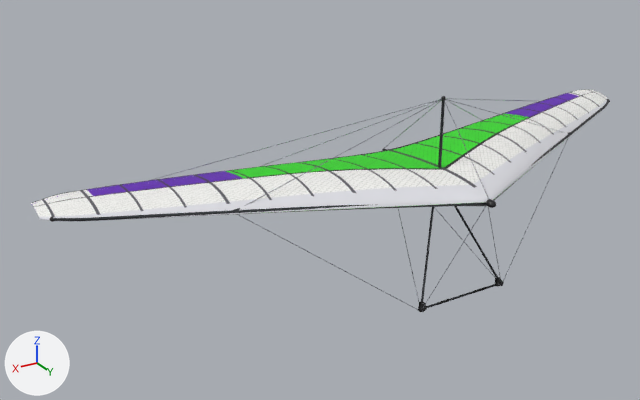
A saved change to the glTF model assets/models/glider_seed_skyrunner_xr.glb.
Before and after are seen from a 50 mm lens placed at (7.32, 9.24, 4.65), pointed at (1.26, -0.87, -0.4). Lighting does not change. The marker at lower left points along +X, +Y and +Z. The older version comes first. Vertices at exactly the same position are counted once.

The older version as bpy lines, for what is in view:
```python
me_controlframe = bpy.data.meshes.new('ControlFrame')
me_controlframe.from_pydata(...)  # 1918 vertices, 3528 faces; spans x -2.96..2.96, y -1.05..1.27, z -1.54..0.09
# faces by material slot: [644, 1464, 300, 256, 648, 120, 96]
me_controlframe.materials.append(mat_fitting)  # black #19191c
me_controlframe.materials.append(mat_steel)  # grey #9ea1a8
me_controlframe.materials.append(mat_webbing)  # dark blue #1f294c
me_controlframe.materials.append(mat_webbingbackup)  # red #9e1912
me_controlframe.materials.append(mat_tube_seed_skyrunner_xr)  # dark grey #33363b
me_controlframe.materials.append(mat_grip)  # black #121213
me_controlframe.materials.append(mat_wire)  # grey #8c8f99
me_frame = bpy.data.meshes.new('Frame')
me_frame.from_pydata(...)  # 1176 vertices, 2214 faces; spans x -5.0..5.0, y -1.51..1.42, z -0.01..1.25
# faces by material slot: [1808, 310, 96]
me_frame.materials.append(mat_tube_seed_skyrunner_xr)  # dark grey #33363b
me_frame.materials.append(mat_fitting)  # black #19191c
me_frame.materials.append(mat_wire)  # grey #8c8f99
me_sail = bpy.data.meshes.new('Sail')
me_sail.from_pydata(...)  # 3145 vertices, 6048 faces; spans x -5.1..5.1, y -1.74..1.32, z -0.04..0.3
me_sail.materials.append(mat_sail_seed_skyrunner_xr)  # picture img_glider_seed_skyrunner_xr_sail
ob_controlframe = bpy.data.objects.new('ControlFrame', me_controlframe)
ob_controlframe.location = (0.0, 0.0, 0.0)
ob_frame = bpy.data.objects.new('Frame', me_frame)
ob_frame.location = (0.0, 0.0, 0.0)
ob_sail = bpy.data.objects.new('Sail', me_sail)
ob_sail.location = (0.0, 0.0, 0.0)
```
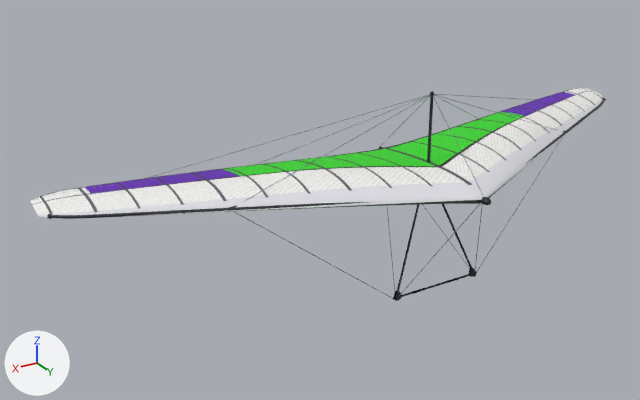
Where the change shows, as pixel boxes [x1, y1, x2, y2] in the pictures (640 x 400 px; the box of a moved part takes in the faces that stretch with it):
'Sail', moved: before [31, 89, 608, 220]; after [29, 88, 604, 217]
'Frame', reshaped: before [50, 96, 610, 222]; after [47, 91, 606, 219]
'ControlFrame', reshaped: before [237, 139, 568, 312]; after [233, 137, 563, 301]
part 2 of me_frame, added: after [526, 99, 605, 164]
part 3 of me_frame, added: after [52, 200, 481, 219]
part 4 of me_frame, moved or reshaped: before [438, 101, 445, 168]; after [427, 96, 433, 163]
part 5 of me_frame, moved or reshaped: before [444, 100, 489, 199]; after [433, 96, 483, 195]
part 6 of me_frame, moved or reshaped: before [384, 100, 442, 148]; after [380, 96, 430, 147]
part 7 of me_frame, moved or reshaped: before [446, 99, 565, 133]; after [434, 94, 556, 130]
part 8 of me_frame, moved or reshaped: before [446, 100, 482, 120]; after [434, 95, 479, 119]
part 9 of me_frame, moved or reshaped: before [446, 98, 525, 101]; after [435, 94, 536, 100]
part 10 of me_frame, moved or reshaped: before [245, 99, 442, 206]; after [243, 95, 430, 202]
part 11 of me_frame, moved or reshaped: before [259, 100, 439, 167]; after [256, 95, 429, 165]
part 12 of me_frame, moved or reshaped: before [151, 99, 441, 180]; after [147, 94, 430, 178]
part 13 of me_frame, cut back: before [50, 99, 610, 222]; after [47, 98, 606, 219]
part 14 of me_controlframe, moved or reshaped: before [497, 277, 503, 286]; after [470, 268, 476, 277]
part 15 of me_controlframe, moved or reshaped: before [420, 302, 427, 312]; after [395, 291, 402, 301]
part 16 of me_controlframe, moved or reshaped: before [237, 139, 568, 312]; after [233, 137, 563, 301]

What changed in the scene script:
```text
Change me_sail:
    remove me_sail.from_pydata(...)  # 3145 vertices, 6048 faces; spans x -5.1..5.1, y -1.74..1.32, z -0.04..0.3
    add me_sail.from_pydata(...)  # 3145 vertices, 6048 faces; spans x -5.1..5.1, y -1.84..1.22, z -0.04..0.3
    me_sail part 1: the whole mesh is moved by (0.0, -0.1, 0.0)
Change me_frame:
    remove me_frame.from_pydata(...)  # 1176 vertices, 2214 faces; spans x -5.0..5.0, y -1.51..1.42, z -0.01..1.25
    add me_frame.from_pydata(...)  # 1178 vertices, 2214 faces; spans x -5.0..5.0, y -1.61..1.32, z -0.01..1.25
    me_frame part 2: the loose piece of 310 vertices spanning x -4.96..0.02, y -1.24..1.32, z 0.0..0.11 is copied, and the copy is moved by (0.0, -0.1, 0.0); it spans x -4.96..0.02, y -1.34..1.22, z 0.0..0.11
    me_frame part 3: the loose piece of 310 vertices spanning x -0.02..4.96, y -1.24..1.32, z 0.0..0.11 is copied, and the copy is moved by (0.0, -0.1, 0.0); it spans x -0.02..4.96, y -1.34..1.22, z 0.0..0.11
    me_frame part 4: the loose piece of 16 vertices spanning x -0.02..0.02, y 0.23..0.27, z 0.06..1.21 is moved by (0.0, -0.25, 0.0)
    me_frame part 5: the loose piece of 12 vertices spanning x 0.0, y 0.25..1.32, z 0.09..1.21 is scaled about its middle by (1, 1.14, 1), then moved by (0.0, -0.17, 0.0)
    me_frame part 6: the loose piece of 12 vertices spanning x 0.0, y -1.1..0.25, z 0.08..1.21 is scaled about its middle by (1, 0.887, 1), then moved by (0.0, -0.17, 0.0)
    me_frame part 7: the loose piece of 12 vertices spanning x -2.96..0.0, y -0.19..0.25, z 0.05..1.21 is scaled about its middle by (1, 0.651, 1), then moved by (0.0, -0.17, 0.0)
    me_frame part 8: the loose piece of 12 vertices spanning x -2.04..0.0, y -1.23..0.25, z 0.15..1.21 is scaled about its middle by (1, 0.897, 1), then moved by (0.0, -0.17, 0.0)
    me_frame part 9: the loose piece of 12 vertices spanning x -3.57..0.0, y -1.51..0.25, z 0.16..1.21 is scaled about its middle by (1, 0.914, 1), then moved by (0.0, -0.17, 0.0)
    me_frame part 10: the loose piece of 12 vertices spanning x 0.0..2.96, y -0.19..0.25, z 0.05..1.21 is scaled about its middle by (1, 0.651, 1), then moved by (0.0, -0.17, 0.0)
    me_frame part 11: the loose piece of 12 vertices spanning x 0.0..2.04, y -1.23..0.25, z 0.15..1.21 is scaled about its middle by (1, 0.897, 1), then moved by (0.0, -0.17, 0.0)
    me_frame part 12: the loose piece of 12 vertices spanning x 0.0..3.57, y -1.51..0.25, z 0.16..1.21 is scaled about its middle by (1, 0.914, 1), then moved by (0.0, -0.17, 0.0)
    me_frame part 13: 6 vertices moved within x -0.05..0.05, y 1.28, z 0.05..0.1; 733 vertices removed from x -5.0..5.0, y -1.28..1.42, z -0.01..0.13; 113 vertices added at x -5.0..5.0, y -1.39..1.31, z -0.01..0.13
    other edits to the shape of me_frame do not show in these pictures
Change me_controlframe:
    remove me_controlframe.from_pydata(...)  # 1918 vertices, 3528 faces; spans x -2.96..2.96, y -1.05..1.27, z -1.54..0.09
    add me_controlframe.from_pydata(...)  # 1918 vertices, 3528 faces; spans x -2.96..2.96, y -1.15..1.18, z -1.64..0.09
    me_controlframe part 14: the loose piece of 42 vertices spanning x -0.74..-0.63, y 0.88..0.94, z -1.52..-1.39 is scaled about its middle by (1, 0.498, 1.07), then moved by (0.0, -0.57, -0.11)
    me_controlframe part 15: the loose piece of 42 vertices spanning x 0.63..0.74, y 0.88..0.94, z -1.52..-1.39 is scaled about its middle by (1, 0.498, 1.07), then moved by (0.0, -0.57, -0.11)
    me_controlframe part 16: 970 of 1918 vertices moved; they spanned x -2.96..2.96, y -1.05..1.27, z -1.53..0.06 and now span x -2.96..2.96, y -1.15..1.18, z -1.64..0.06; mean shift (0.0, -0.54, -0.1); largest move (0.73, 0.89, -1.53) -> (0.73, 0.3, -1.64)
    other edits to the shape of me_controlframe do not show in these pictures
```
